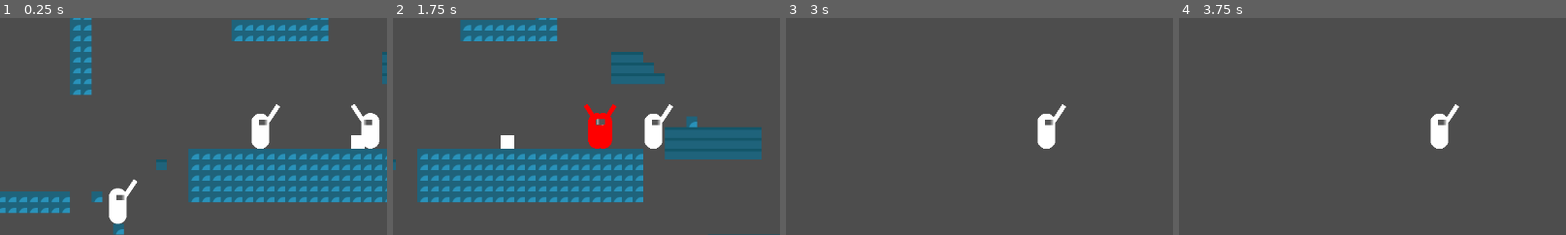
Above: before the commit, frames 1-4 (left to right).
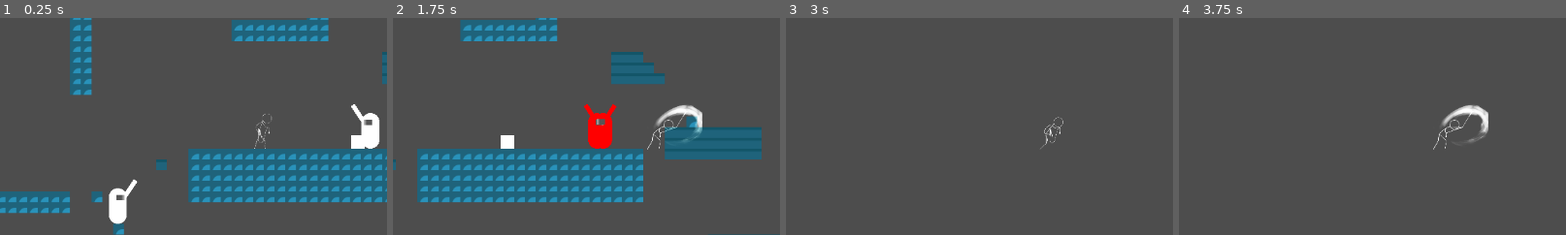
Above: after the commit, the same moments.

Repository: Pe4enushko/SlasherGame
Game: Godot game, scene res://MainScene/MainScene.tscn
Same seed, same stepped clock (60 frames per second), same inputs: the game is played once before the commit and once after it. The engine's default icon, where the game draws it, is replaced by a stand-in: a white triangle on a blue panel in a dark square.
Inputs (mouse positions are % of the whole screen's width and height, from its top left):
- Up to frame 1 (0.25 s): no input
- Up to frame 2 (1.75 s): move the mouse to (72, 45) at 0.52 s; hold Right (ui_right) from 0.53 s (still down); click (72, 45) at 0.6 s; tap Up (ui_up) at 0.77, 1.52 s; right-click (72, 45) at 0.8 s; move the mouse to (30, 55) at 1.27 s; right-click (30, 55) at 1.35 s; click (30, 55) at 1.55 s
- Up to frame 3 (3 s): move the mouse to (60, 28) at 2.02 s; release Right (ui_right) at 2.03 s; hold Left (ui_left) 2.03-2.78 s; click (60, 28) at 2.1 s; right-click (60, 28) at 2.3 s; move the mouse to (45, 70) at 2.77 s; hold Right (ui_right) from 2.78 s (still down); right-click (45, 70) at 2.85 s
- Up to frame 4 (3.75 s): keep holding Right (ui_right); tap Up (ui_up) at 3.02 s; click (45, 70) at 3.05 s; move the mouse to (80, 65) at 3.52 s; click (80, 65) at 3.6 s
The pictures show only the part of the screen within x 16-66%, y 24-74%; the shares and areas given below are measured in that part.

The runs differ from the first frame. In frame 1, 0.8% of the frame differs, in the area x 64-73%, y 39-61%; in frame 2, 1.4%; in frame 3, 0.8%; in frame 4, 1.4%, in the area x 64-80%, y 39-61%.

Commit message:
player animation

Diff:
--- a/Player/player.tscn
+++ b/Player/player.tscn
@@ -1,14 +1,14 @@
-[gd_scene load_steps=18 format=3 uid="uid://k3e1np6euoqg"]
+[gd_scene load_steps=13 format=3 uid="uid://k3e1np6euoqg"]
 
 [ext_resource type="Script" uid="uid://bjxnuccan1wyx" path="res://player.gd" id="1_l8h54"]
 [ext_resource type="Shader" uid="uid://b4exfs5bdekii" path="res://Player/screeb.gdshader" id="2_btcbx"]
+[ext_resource type="SpriteFrames" uid="uid://dalisex30opel" path="res://Textures/player_frames_white.tres" id="2_gwnis"]
 [ext_resource type="Texture2D" uid="uid://dxdn562i4chti" path="res://white.png" id="3_gwnis"]
 
-[sub_resource type="CapsuleMesh" id="CapsuleMesh_4ntmi"]
+[sub_resource type="RectangleShape2D" id="RectangleShape2D_k53q1"]
+size = Vector2(61, 74)
 
-[sub_resource type="CanvasTexture" id="CanvasTexture_btcbx"]
-
-[sub_resource type="Animation" id="Animation_l8h54"]
+[sub_resource type="Animation" id="Animation_od3ui"]
 resource_name = "Flip_left"
 length = 0.233
 tracks/0/type = "value"
@@ -40,58 +40,20 @@
 "values": [Vector2(-1, 1), Vector2(1, 1)]
 }
 
-[sub_resource type="Animation" id="Animation_vtle1"]
+[sub_resource type="Animation" id="Animation_x3vf3"]
 length = 0.001
-tracks/0/type = "value"
-tracks/0/imported = false
-tracks/0/enabled = true
-tracks/0/path = NodePath("rotating/Node2D:rotation")
-tracks/0/interp = 1
-tracks/0/loop_wrap = true
-tracks/0/keys = {
-"times": PackedFloat32Array(0),
-"transitions": PackedFloat32Array(1),
-"update": 0,
-"values": [-2.05425]
-}
 
-[sub_resource type="Animation" id="Animation_fhl08"]
+[sub_resource type="Animation" id="Animation_apopc"]
 resource_name = "Swing"
 length = 0.1
-tracks/0/type = "value"
-tracks/0/imported = false
-tracks/0/enabled = true
-tracks/0/path = NodePath("rotating/Node2D:rotation")
-tracks/0/interp = 1
-tracks/0/loop_wrap = true
-tracks/0/keys = {
-"times": PackedFloat32Array(0, 0.0872),
-"transitions": PackedFloat32Array(1, 1),
-"update": 0,
-"values": [-2.05425, -0.015708]
+
+[sub_resource type="AnimationLibrary" id="AnimationLibrary_5htga"]
+_data = {
+&"Flip_left": SubResource("Animation_od3ui"),
+&"Flip_right": SubResource("Animation_00tjw"),
+&"RESET": SubResource("Animation_x3vf3"),
+&"Swing": SubResource("Animation_apopc")
 }
-
-[sub_resource type="AnimationLibrary" id="AnimationLibrary_od3ui"]
-_data = {
-&"Flip_left": SubResource("Animation_l8h54"),
-&"Flip_right": SubResource("Animation_4ntmi"),
-&"RESET": SubResource("Animation_vtle1"),
-&"Swing": SubResource("Animation_fhl08")
-}
-
-[sub_resource type="QuadMesh" id="QuadMesh_00tjw"]
-
-[sub_resource type="RectangleShape2D" id="RectangleShape2D_k53q1"]
-size = Vector2(24.5, 43)
-
-[sub_resource type="CylinderMesh" id="CylinderMesh_l8h54"]
-
-[sub_resource type="Curve" id="Curve_l8h54"]
-_data = [Vector2(0.359375, 0.640449), 0.0, 0.0, 0, 0, Vector2(0.473958, 0.337079), 0.0, 0.0, 0, 0]
-point_count = 2
-
-[sub_resource type="CurveTexture" id="CurveTexture_btcbx"]
-curve = SubResource("Curve_l8h54")
 
 [sub_resource type="RectangleShape2D" id="RectangleShape2D_l8h54"]
 size = Vector2(20, 53)
@@ -104,52 +66,34 @@
 collision_mask = 5
 script = ExtResource("1_l8h54")
 
-[node name="Sprite2D" type="Sprite2D" parent="."]
-visible = false
+[node name="Sprite" type="AnimatedSprite2D" parent="."]
+position = Vector2(6, -1)
+scale = Vector2(0.261475, 0.261475)
+sprite_frames = ExtResource("2_gwnis")
+animation = &"IDLE"
+autoplay = "IDLE"
 
-[node name="BodyTestSprite" type="MeshInstance2D" parent="."]
-position = Vector2(5.68434e-14, -1)
-scale = Vector2(26.5, 26.5)
-mesh = SubResource("CapsuleMesh_4ntmi")
-texture = SubResource("CanvasTexture_btcbx")
+[node name="WeaponNode" type="Node2D" parent="."]
+
+[node name="Weapon" type="Area2D" parent="WeaponNode"]
+position = Vector2(35, 0)
+collision_layer = 0
+collision_mask = 2
+
+[node name="WeaponCollider" type="CollisionShape2D" parent="WeaponNode/Weapon"]
+position = Vector2(6, -7)
+shape = SubResource("RectangleShape2D_k53q1")
 
 [node name="AnimationPlayerRes" type="AnimationPlayer" parent="."]
 libraries = {
-&"": SubResource("AnimationLibrary_od3ui")
+&"": SubResource("AnimationLibrary_5htga")
 }
 
 [node name="AnimationPlayer" type="AnimationPlayer" parent="."]
 reset_on_save = false
 libraries = {
-&"": SubResource("AnimationLibrary_od3ui")
+&"": SubResource("AnimationLibrary_5htga")
 }
-
-[node name="rotating" type="Node2D" parent="."]
-
-[node name="Node2D" type="Node2D" parent="rotating"]
-rotation = -2.05425
-
-[node name="WeaponTestStprite" type="MeshInstance2D" parent="rotating/Node2D"]
-position = Vector2(10.9981, 20.6892)
-rotation = 1.07338
-scale = Vector2(47.75, 6.69)
-mesh = SubResource("QuadMesh_00tjw")
-
-[node name="Weapon" type="Area2D" parent="rotating"]
-position = Vector2(35, 0)
-collision_layer = 2
-collision_mask = 2
-
-[node name="WeaponCollider" type="CollisionShape2D" parent="rotating/Weapon"]
-position = Vector2(-6.25, -4.5)
-shape = SubResource("RectangleShape2D_k53q1")
-
-[node name="MeshInstance2D" type="MeshInstance2D" parent="rotating"]
-z_index = 3
-position = Vector2(4, -14)
-scale = Vector2(12, 4)
-mesh = SubResource("CylinderMesh_l8h54")
-texture = SubResource("CurveTexture_btcbx")
 
 [node name="BodyCollider" type="CollisionShape2D" parent="."]
 position = Vector2(0, -1.5)
@@ -164,12 +108,6 @@
 offset_bottom = 700.0
 texture = ExtResource("3_gwnis")
 
-[node name="Direct_dash_loader" type="ColorRect" parent="."]
-offset_left = -20.0
-offset_top = -46.0
-offset_right = -20.0
-offset_bottom = -39.0
-
 [node name="tracer" type="Line2D" parent="."]
 points = PackedVector2Array(0, 0, 0, 0)
 width = 2.0
--- /dev/null
+++ b/Textures/player_frames_black.tres
@@ -0,0 +1,63 @@
+[gd_resource type="SpriteFrames" load_steps=8 format=3 uid="uid://buxbf4fntynix"]
+
+[ext_resource type="Texture2D" uid="uid://bxcj75rctmvlv" path="res://Textures/Spritesheet.png" id="1_h4e7l"]
+
+[sub_resource type="AtlasTexture" id="AtlasTexture_g6jx0"]
+atlas = ExtResource("1_h4e7l")
+region = Rect2(0, 0, 512, 512)
+
+[sub_resource type="AtlasTexture" id="AtlasTexture_43a5b"]
+atlas = ExtResource("1_h4e7l")
+region = Rect2(0, 512, 512, 512)
+
+[sub_resource type="AtlasTexture" id="AtlasTexture_67c52"]
+atlas = ExtResource("1_h4e7l")
+region = Rect2(512, 512, 512, 512)
+
+[sub_resource type="AtlasTexture" id="AtlasTexture_hh8nj"]
+atlas = ExtResource("1_h4e7l")
+region = Rect2(512, 0, 512, 512)
+
+[sub_resource type="AtlasTexture" id="AtlasTexture_n6dol"]
+atlas = ExtResource("1_h4e7l")
+region = Rect2(1024, 0, 512, 512)
+
+[sub_resource type="AtlasTexture" id="AtlasTexture_vgqxa"]
+atlas = ExtResource("1_h4e7l")
+region = Rect2(0, 0, 512, 512)
+
+[resource]
+animations = [{
+"frames": [{
+"duration": 1.0,
+"texture": SubResource("AtlasTexture_g6jx0")
+}],
+"loop": true,
+"name": &"IDLE",
+"speed": 1.0
+}, {
+"frames": [{
+"duration": 1.0,
+"texture": SubResource("AtlasTexture_43a5b")
+}, {
+"duration": 1.0,
+"texture": SubResource("AtlasTexture_67c52")
+}],
+"loop": true,
+"name": &"RUN",
+"speed": 10.0
+}, {
+"frames": [{
+"duration": 1.0,
+"texture": SubResource("AtlasTexture_hh8nj")
+}, {
+"duration": 1.0,
+"texture": SubResource("AtlasTexture_n6dol")
+}, {
+"duration": 1.0,
+"texture": SubResource("AtlasTexture_vgqxa")
+}],
+"loop": false,
+"name": &"SWING",
+"speed": 10.0
+}]
--- /dev/null
+++ b/Textures/player_frames_white.tres
@@ -0,0 +1,63 @@
+[gd_resource type="SpriteFrames" load_steps=8 format=3 uid="uid://dalisex30opel"]
+
+[ext_resource type="Texture2D" uid="uid://ckf6q3ohn1cao" path="res://Textures/Spritesheet_white.png" id="1_a62kc"]
+
+[sub_resource type="AtlasTexture" id="AtlasTexture_41lym"]
+atlas = ExtResource("1_a62kc")
+region = Rect2(0, 0, 512, 512)
+
+[sub_resource type="AtlasTexture" id="AtlasTexture_kf3j7"]
+atlas = ExtResource("1_a62kc")
+region = Rect2(0, 512, 512, 512)
+
+[sub_resource type="AtlasTexture" id="AtlasTexture_p33ud"]
+atlas = ExtResource("1_a62kc")
+region = Rect2(512, 512, 512, 512)
+
+[sub_resource type="AtlasTexture" id="AtlasTexture_56p02"]
+atlas = ExtResource("1_a62kc")
+region = Rect2(512, 0, 512, 512)
+
+[sub_resource type="AtlasTexture" id="AtlasTexture_ts4yw"]
+atlas = ExtResource("1_a62kc")
+region = Rect2(1024, 0, 512, 512)
+
+[sub_resource type="AtlasTexture" id="AtlasTexture_msdk3"]
+atlas = ExtResource("1_a62kc")
+region = Rect2(0, 0, 512, 512)
+
+[resource]
+animations = [{
+"frames": [{
+"duration": 1.0,
+"texture": SubResource("AtlasTexture_41lym")
+}],
+"loop": true,
+"name": &"IDLE",
+"speed": 1.0
+}, {
+"frames": [{
+"duration": 1.0,
+"texture": SubResource("AtlasTexture_kf3j7")
+}, {
+"duration": 1.0,
+"texture": SubResource("AtlasTexture_p33ud")
+}],
+"loop": true,
+"name": &"RUN",
+"speed": 10.0
+}, {
+"frames": [{
+"duration": 1.0,
+"texture": SubResource("AtlasTexture_56p02")
+}, {
+"duration": 1.0,
+"texture": SubResource("AtlasTexture_ts4yw")
+}, {
+"duration": 1.0,
+"texture": SubResource("AtlasTexture_msdk3")
+}],
+"loop": false,
+"name": &"SWING",
+"speed": 10.0
+}]
--- a/player.gd
+++ b/player.gd
@@ -58,6 +58,9 @@
 func get_input():
 	direction.x = Input.get_axis("ui_left","ui_right")
 
+	if direction.x == 0 and abs(velocity.x) < 20 and $Sprite.animation != "SWING":
+		$Sprite.animation = "IDLE"
+
 	if Input.is_action_just_pressed("ui_up") and is_on_floor():
 		velocity.y -= 500
 
@@ -88,19 +91,20 @@
 		dash_cooldown.start()
 
 	if Input.is_action_just_pressed("attack"):
-		$AnimationPlayer.play("Swing")
-		$AnimationPlayer.queue("RESET")
+		#$Sprite.queue("IDLE")
+		$Sprite.play("SWING")
 
-		var wea := $rotating/Weapon as Area2D
+		var wea := $WeaponNode/Weapon as Area2D
 		for b in wea.get_overlapping_bodies():
 			var e = b as Enemy
-			if e and e.trying_to_hit_player:
-				e.attack_parred = true
-				camera.translate(Vector2(-10,0))
-				camera.translate(Vector2(10,0))
-				camera.translate(Vector2(0,0))
-			else:
-				b.queue_free()
+			if e:
+				if e.trying_to_hit_player:
+					e.attack_parred = true
+					camera.translate(Vector2(-10,0))
+					camera.translate(Vector2(10,0))
+					camera.translate(Vector2(0,0))
+				else:
+					b.queue_free()
 
 func _exit_tree() -> void:
 	#leave camera on after death
@@ -114,12 +118,16 @@
 	get_input()
 	#direction_side right
 	if Input.is_action_just_pressed("ui_right"):
-		$rotating.scale.x = 1
+		$WeaponNode.scale.x = 1#0.261
+		$Sprite.scale.x = 0.261
 		direction_side = direction_side_enum.RIGHT
+		$Sprite.animation = "RUN"
 	#direction_side left
 	if Input.is_action_just_pressed("ui_left"):
-		$rotating.scale.x = -1
+		$WeaponNode.scale.x = -1#0.261
+		$Sprite.scale.x = -0.261
 		direction_side = direction_side_enum.LEFT
+		$Sprite.animation = "RUN"
 
 	# Dash with quadric function acceleration
 	if not dashing:
@@ -142,4 +150,5 @@
 
 	velocity *= delta * 60.5 / Engine.time_scale
 
+
 	move_and_slide()
Not shown: 1 places in Player/player.tscn that only renumber resources
Binary file added: Textures/Spritesheet.png
Not shown, added: Textures/Spritesheet.png.import
Binary file added: Textures/Spritesheet_white.png
Not shown, added: Textures/Spritesheet_white.png.import
